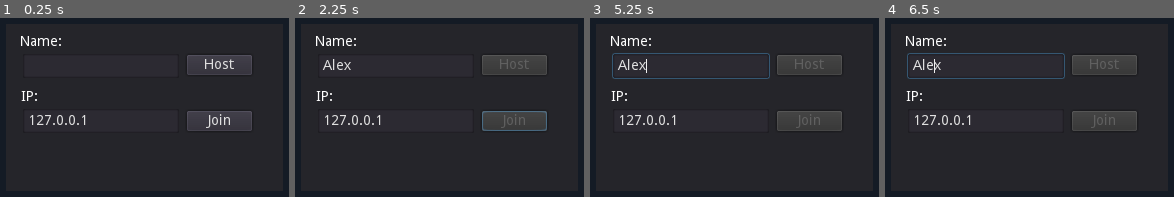
Above: before the commit, frames 1-4 (left to right).
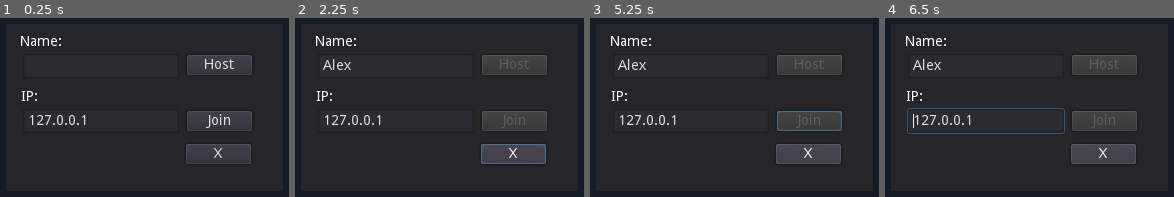
Above: after the commit, the same moments.

Repository: Car092/Godotio
Game: Godot game, scene res://lobby.tscn
Same seed, same stepped clock (60 frames per second), same inputs: the game is played once before the commit and once after it.
Inputs (mouse positions are in pixels of both pictures, inside the frame that each line leads up to):
- Up to frame 1 (0.25 s): no input
- Up to frame 2 (2.25 s): click (396, 66) at 0.52 s; type "Alex" at 0.6 s; click "Join" at 1.25 s; click (514, 154) at 2 s, where only the run after the commit has a clickable "X"
- Up to frame 3 (5.25 s): hold Right (move_right) 2.78-3.53 s; hold Down (move_down) 3.53-4.28 s; hold Right (move_right) 4.28-5.03 s; hold Up (move_up) from 5.03 s (still down)
- Up to frame 4 (6.5 s): release Up (move_up) at 5.78 s; hold Left (move_left) from 5.78 s (still down)

The runs differ from the first frame. In frame 1, 1.7% of the frame differs, in the area x 64-87%, y 70-82%; in frame 2, 2.8%; in frame 3, 3.6%; in frame 4, 4.0%, in the area x 7-87%, y 19-82%.

Commit message:
able to host multiple clients and move around

Diff:
--- a/dungeon.tscn
+++ b/dungeon.tscn
@@ -44,6 +44,7 @@
 1/z_index = 0
 
 [node name="Dungeon" type="Node2D"]
+position = Vector2( 392.443, 129.479 )
 
 [node name="Players" type="Node" parent="."]
 
@@ -57,4 +58,4 @@
 [node name="SpawnPoints" type="Node2D" parent="."]
 
 [node name="spawn0" type="Position2D" parent="SpawnPoints"]
-position = Vector2( -265.928, 74.9131 )
+position = Vector2( 16, 16 )
--- a/gamestate.gd
+++ b/gamestate.gd
@@ -16,6 +16,9 @@
 # Names for remote players in id:name format.
 var players = {}
 
+var _refresh_clients_timer = null
+const PlayerTroll = preload("res://troll.gd")
+
 # Signals to let lobby GUI know what's going on.
 signal connection_failed()
 signal game_error(what)
@@ -23,6 +26,10 @@
 # Callback from SceneTree, only for clients (not server).
 func _connected_ok():
 	rpc_id(1, "register_player", player_name)
+	var world = load("res://dungeon.tscn").instance()
+	get_tree().get_root().add_child(world)
+
+	get_tree().get_root().get_node("Lobby").hide()
 
 # Callback from SceneTree, only for clients (not server).
 func _server_disconnected():
@@ -33,50 +40,34 @@
 	get_tree().set_network_peer(null) # Remove peer
 	emit_signal("connection_failed")
 
-remote func add_current_players(current_players):
-	# Change scene.
-	var world = load("res://dungeon.tscn").instance()
-	get_tree().get_root().add_child(world)
+remote func refresh_players(refreshed_players):
+	var world = get_tree().get_root().get_node("Dungeon")
+	for p_id in refreshed_players:
+		var player: PlayerTroll = world.get_node("Players").get_node(str(p_id))
+		player.position = refreshed_players[p_id].position
+		player.virtualPosition = refreshed_players[p_id].virtual_position
+		player.movingDirection = refreshed_players[p_id].moving_direction
 
-	get_tree().get_root().get_node("Lobby").hide()
-
+remote func add_player(playerData):
+	var world = get_tree().get_root().get_node("Dungeon")
 	var player_scene = load("res://troll.tscn")
 
-	for p_id in current_players:
+	var player = player_scene.instance()
+	player.set_name(str(playerData.id))
+
+	player.position = playerData.position
+	player.set_player_name(playerData.name)
+	world.get_node("Players").add_child(player)
+
+remote func add_current_players(players):
+	var world = get_tree().get_root().get_node("Dungeon")
+	var player_scene = load("res://troll.tscn")
+	for p_id in players:
 		var player = player_scene.instance()
-		player.set_name(str(p_id)) # Use unique ID as node name.
-		player.position = world.get_node("SpawnPoints/spawn0").position
-
-		if p_id == get_tree().get_network_unique_id():
-			# If node for this peer id, set name.
-			player.set_player_name(player_name)
-		else:
-			# Otherwise set name from peer.
-			player.set_player_name(players[p_id])
-
+		player.set_name(str(p_id))
+		player.position = players[p_id].position
+		player.set_player_name(players[p_id].name)
 		world.get_node("Players").add_child(player)
-
-# Lobby management functions.
-
-remote func register_player(new_player_name):
-	var id = get_tree().get_rpc_sender_id()
-	players[id] = new_player_name
-	print(players)
-	rpc_id(id, "add_current_players", players)
-
-# Callback from SceneTree.
-func _player_disconnected(id):
-	#todo: delete player and refresh clients
-	unregister_player(id)
-
-func unregister_player(id):
-	players.erase(id)
-
-func host_game():
-	peer = NetworkedMultiplayerENet.new()
-	peer.create_server(DEFAULT_PORT, MAX_PEERS)
-	get_tree().set_network_peer(peer)
-
 
 func join_game(ip, new_player_name):
 	player_name = new_player_name
@@ -84,22 +75,78 @@
 	peer.create_client(ip, DEFAULT_PORT)
 	get_tree().set_network_peer(peer)
 
+# Server
 
-func get_player_list():
-	return players.values()
+remote func register_player(new_player_name):
+	var world = get_tree().get_root().get_node("Dungeon")
+	var id = get_tree().get_rpc_sender_id()
+	var spawnPosition = world.get_node("SpawnPoints/spawn0").global_position
+	rpc_id(id, "add_current_players", players)
 
+	players[id] = {
+		"name": new_player_name,
+		"position": spawnPosition,
+		"input_action": "",
+		"moving_direction": Vector2(),
+		"virtual_position": spawnPosition
+	}
+	print(players)
 
-func get_player_name():
-	return player_name
+	var playerData = players[id].duplicate()
+	playerData.id = id
+
+	rpc("add_player", playerData)
+	add_player(playerData)
+
+# Callback from SceneTree.
+func _player_disconnected(id):
+	print("player disconnected: ", players[id])
+	players.erase(id)
+	rpc("remove_player", id)
+
+remotesync func remove_player(id):
+	var world = get_tree().get_root().get_node("Dungeon")
+	var player: KinematicBody2D = world.get_node("Players").get_node(str(id))
+	player.queue_free()
+
+func host_game():
+	peer = NetworkedMultiplayerENet.new()
+	peer.create_server(DEFAULT_PORT, MAX_PEERS)
+	get_tree().set_network_peer(peer)
+
+remote func set_player_input(input_action):
+	var id = get_tree().get_rpc_sender_id()
+	players[id].input_action = input_action
+
+func get_player_input_action(id):
+	return players[int(id)].input_action
+
+func set_player_position(id, position):
+	players[int(id)].position = position
+
+func set_player_moving_direction(id, move_dir):
+	players[int(id)].moving_direction = move_dir
+
+func set_player_virtual_pos(id, virtual_position):
+	players[int(id)].virtual_position = virtual_position
+
+func _on_refresh_clients():
+	rpc_unreliable("refresh_players", players)
 
 func _ready():
 	if "--server" in OS.get_cmdline_args():
 		host_game()
 		var world = load("res://dungeon.tscn").instance()
 		get_tree().get_root().call_deferred("add_child", world)
-
 		get_tree().get_root().get_node("Lobby").hide()
 		get_tree().connect("network_peer_disconnected", self, "_player_disconnected")
+		_refresh_clients_timer = Timer.new()
+		add_child(_refresh_clients_timer)
+
+		_refresh_clients_timer.connect("timeout", self, "_on_refresh_clients")
+		_refresh_clients_timer.set_wait_time(0.0333)
+		_refresh_clients_timer.set_one_shot(false)
+		_refresh_clients_timer.start()
 
 	else:
 		get_tree().connect("connected_to_server", self, "_connected_ok")
--- a/lobby.gd
+++ b/lobby.gd
@@ -29,6 +29,22 @@
 	var player_name = $Connect/Name.text
 	gamestate.join_game(ip, player_name)
 
+func _on_join_pressed_phono():
+	if $Connect/Name.text == "":
+		$Connect/ErrorLabel.text = "Invalid name!"
+		return
+
+	var ip = $Connect/IPAddress.text
+	if not ip.is_valid_ip_address():
+		$Connect/ErrorLabel.text = "Invalid IP address!"
+		return
+
+	$Connect/ErrorLabel.text = ""
+	$Connect/Host.disabled = true
+	$Connect/Join.disabled = true
+
+	var player_name = $Connect/Name.text
+	gamestate.join_game("192.168.1.93", player_name)
 
 func _on_connection_failed():
 	$Connect/Host.disabled = false
--- a/lobby.tscn
+++ b/lobby.tscn
@@ -64,6 +64,9 @@
 size_flags_horizontal = 2
 size_flags_vertical = 2
 text = "127.0.0.1"
+__meta__ = {
+"_edit_use_anchors_": false
+}
 
 [node name="Host" type="Button" parent="Connect"]
 margin_left = 181.0
@@ -83,6 +86,18 @@
 size_flags_vertical = 2
 text = "Join"
 
+[node name="JoinHardcode" type="Button" parent="Connect"]
+margin_left = 180.0
+margin_top = 120.0
+margin_right = 245.0
+margin_bottom = 140.0
+size_flags_horizontal = 2
+size_flags_vertical = 2
+text = "X"
+__meta__ = {
+"_edit_use_anchors_": false
+}
+
 [node name="ErrorLabel" type="Label" parent="Connect"]
 margin_left = 15.0
 margin_top = 125.0
@@ -100,3 +115,4 @@
 size_flags_vertical = 2
 [connection signal="pressed" from="Connect/Host" to="." method="_on_host_pressed"]
 [connection signal="pressed" from="Connect/Join" to="." method="_on_join_pressed"]
+[connection signal="pressed" from="Connect/JoinHardcode" to="." method="_on_join_pressed_phono"]
--- a/troll.gd
+++ b/troll.gd
@@ -16,6 +16,9 @@
 	walkUpSprite = get_node("WalkUp")
 	walkRightSprite = get_node("WalkRight")
 	lastWalkSprite = walkDownSprite
+	if get_tree().get_network_unique_id() == int(get_name()):
+		$Controls.show()
+		$Camera2D.current = true
 
 func reachedVirtualPosition():
 	if movingDirection.x == 1:
@@ -40,6 +43,87 @@
 	self.position = self.virtualPosition
 
 func _physics_process(_delta):
+	if is_network_master():
+		var motion = Vector2()
+
+		if reachedVirtualPosition() && movingDirection:
+			stopMoving()
+
+		if movingDirection == Vector2(0, 0):
+			if gamestate.get_player_input_action(get_name()) == "move_right":
+				movingDirection = Vector2(1, 0)
+				virtualPosition.x = position.x + TILE_SIZE
+				virtualPosition.y = position.y
+			if gamestate.get_player_input_action(get_name()) == "move_left":
+				movingDirection = Vector2(-1, 0)
+				virtualPosition.x = position.x - TILE_SIZE
+				virtualPosition.y = position.y
+			if gamestate.get_player_input_action(get_name()) == "move_up":
+				movingDirection = Vector2(0, -1)
+				virtualPosition.y = position.y - TILE_SIZE
+				virtualPosition.x = position.x
+			if gamestate.get_player_input_action(get_name()) == "move_down":
+				movingDirection = Vector2(0, 1)
+				virtualPosition.y = position.y + TILE_SIZE
+				virtualPosition.x = position.x
+
+		motion = movingDirection * MOTION_SPEED * _delta
+
+		walkDownSprite.visible = false
+		walkLeftSprite.visible = false
+		walkRightSprite.visible = false
+		walkUpSprite.visible = false
+
+		if lastWalkSprite != null:
+			lastWalkSprite.visible = true
+
+		if move_and_collide(motion, true, true, true):
+			virtualPosition = position
+			movingDirection = Vector2()
+			motion = Vector2()
+
+		if movingDirection.x == 1:
+			walkRightSprite.visible = true
+			lastWalkSprite = walkRightSprite
+		if movingDirection.x == -1:
+			walkLeftSprite.visible = true
+			lastWalkSprite = walkLeftSprite
+		if movingDirection.y == 1:
+			walkDownSprite.visible = true
+			lastWalkSprite = walkDownSprite
+		if movingDirection.y == -1:
+			walkUpSprite.visible = true
+			lastWalkSprite = walkUpSprite
+
+		if motion:
+			#warning-ignore:return_value_discarded
+			move_and_collide(motion)
+
+		gamestate.set_player_position(get_name(), self.position)
+		gamestate.set_player_moving_direction(get_name(), self.movingDirection)
+		gamestate.set_player_virtual_pos(get_name(), self.virtualPosition)
+
+	elif get_tree().get_network_unique_id() == int(get_name()):
+		if Input.get_action_strength("move_right") || Input.get_action_strength("move_right_mobile"):
+			gamestate.rpc_id(1, "set_player_input", "move_right")
+		elif Input.get_action_strength("move_left") || Input.get_action_strength("move_left_mobile"):
+			gamestate.rpc_id(1, "set_player_input", "move_left")
+		elif Input.get_action_strength("move_up") || Input.get_action_strength("move_up_mobile"):
+			gamestate.rpc_id(1, "set_player_input", "move_up")
+		elif Input.get_action_strength("move_down") || Input.get_action_strength("move_down_mobile"):
+			gamestate.rpc_id(1, "set_player_input", "move_down")
+		else:
+			gamestate.rpc_id(1, "set_player_input", "")
+
+		move_local(_delta)
+
+	else:
+		update_others()
+
+func set_player_name(new_name):
+	$Label.set_text(new_name)
+
+func move_local(_delta):
 	var motion = Vector2()
 
 	if reachedVirtualPosition() && movingDirection:
@@ -95,5 +179,24 @@
 		#warning-ignore:return_value_discarded
 		move_and_collide(motion)
 
-func set_player_name(new_name):
-	$Label.set_text(new_name)
+func update_others():
+	walkDownSprite.visible = false
+	walkLeftSprite.visible = false
+	walkRightSprite.visible = false
+	walkUpSprite.visible = false
+
+	if lastWalkSprite != null:
+		lastWalkSprite.visible = true
+
+	if movingDirection.x == 1:
+		walkRightSprite.visible = true
+		lastWalkSprite = walkRightSprite
+	if movingDirection.x == -1:
+		walkLeftSprite.visible = true
+		lastWalkSprite = walkLeftSprite
+	if movingDirection.y == 1:
+		walkDownSprite.visible = true
+		lastWalkSprite = walkDownSprite
+	if movingDirection.y == -1:
+		walkUpSprite.visible = true
+		lastWalkSprite = walkUpSprite
--- a/troll.tscn
+++ b/troll.tscn
@@ -7,6 +7,12 @@
 [ext_resource path="res://char32Lr.png" type="Texture" id=5]
 [ext_resource path="res://ui/downMove.png" type="Texture" id=6]
 [ext_resource path="res://ui/downMove_pressed.png" type="Texture" id=7]
+[ext_resource path="res://ui/rightMove.png" type="Texture" id=8]
+[ext_resource path="res://ui/leftMove_pressed.png" type="Texture" id=9]
+[ext_resource path="res://ui/leftMove.png" type="Texture" id=10]
+[ext_resource path="res://ui/upMove_pressed.png" type="Texture" id=11]
+[ext_resource path="res://ui/upMove.png" type="Texture" id=12]
+[ext_resource path="res://ui/rightMove_pressed.png" type="Texture" id=13]
 
 [sub_resource type="RectangleShape2D" id=1]
 extents = Vector2( 15, 15 )
@@ -15,48 +21,54 @@
 script = ExtResource( 1 )
 
 [node name="WalkDown" type="Sprite" parent="."]
-position = Vector2( -4, -28 )
 texture = ExtResource( 2 )
 
 [node name="WalkUp" type="Sprite" parent="."]
-position = Vector2( -4, -28 )
 texture = ExtResource( 4 )
 
 [node name="WalkRight" type="Sprite" parent="."]
-position = Vector2( -4, -28 )
 texture = ExtResource( 3 )
 
 [node name="WalkLeft" type="Sprite" parent="."]
-position = Vector2( -4, -28 )
 texture = ExtResource( 5 )
 
 [node name="CollisionShape2D" type="CollisionShape2D" parent="."]
-position = Vector2( -4.09474, -27 )
 shape = SubResource( 1 )
 
 [node name="Camera2D" type="Camera2D" parent="."]
-current = true
 
 [node name="Label" type="Label" parent="."]
-margin_left = -22.7785
-margin_top = -59.3299
-margin_right = 17.2215
-margin_bottom = -45.3299
+margin_left = -20.2785
+margin_top = -29.3299
+margin_right = 19.7215
+margin_bottom = -15.3299
 __meta__ = {
 "_edit_use_anchors_": false
 }
 
-[node name="moveDownBtn" type="TouchScreenButton" parent="."]
+[node name="Controls" type="Node2D" parent="."]
+visible = false
+
+[node name="moveDownBtn" type="TouchScreenButton" parent="Controls"]
 position = Vector2( -223.03, 63.496 )
 normal = ExtResource( 6 )
 pressed = ExtResource( 7 )
 action = "move_down_mobile"
 
-[node name="TouchScreenButton4" type="TouchScreenButton" parent="."]
-position = Vector2( -223.03, 63.496 )
+[node name="moveUpBtn" type="TouchScreenButton" parent="Controls"]
+position = Vector2( -223.03, -36.0378 )
+normal = ExtResource( 12 )
+pressed = ExtResource( 11 )
+action = "move_up_mobile"
 
-[node name="TouchScreenButton3" type="TouchScreenButton" parent="."]
-position = Vector2( -223.03, 63.496 )
+[node name="moveLeftBtn" type="TouchScreenButton" parent="Controls"]
+position = Vector2( -284.136, 14.3591 )
+normal = ExtResource( 10 )
+pressed = ExtResource( 9 )
+action = "move_left_mobile"
 
-[node name="TouchScreenButton2" type="TouchScreenButton" parent="."]
-position = Vector2( -223.03, 63.496 )
+[node name="moveRightBtn" type="TouchScreenButton" parent="Controls"]
+position = Vector2( -163.814, 15.619 )
+normal = ExtResource( 8 )
+pressed = ExtResource( 13 )
+action = "move_right_mobile"
Not shown: 1 places in troll.tscn that only renumber resources
